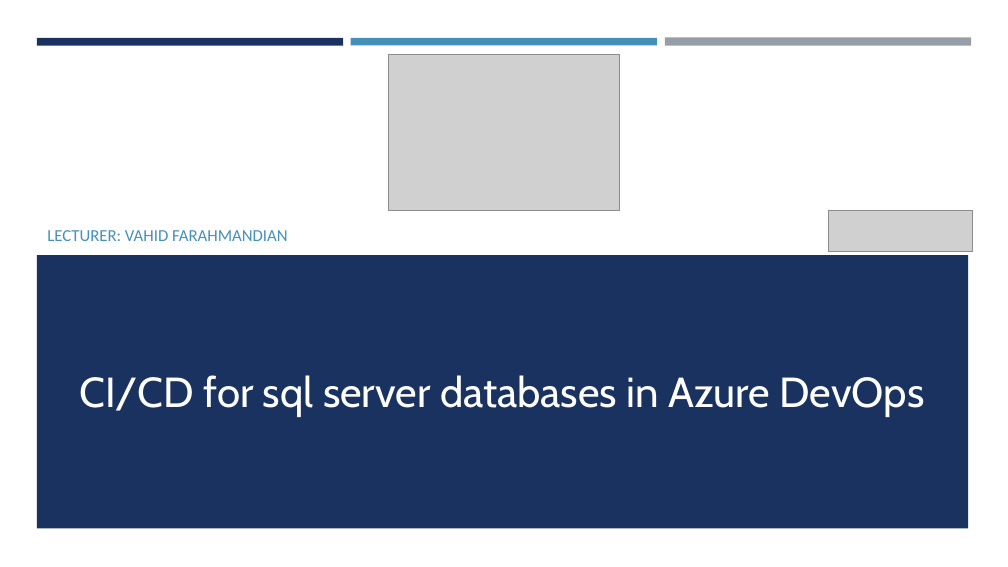
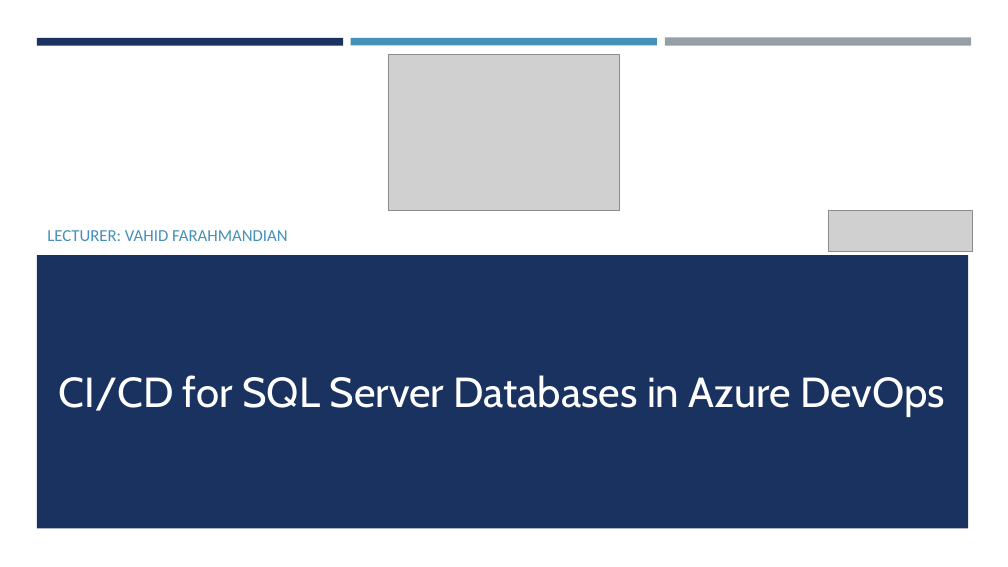
Before and after one commit to rauttech/azure-CICD-SQLServer, a slide deck: slide 1 of CICD for SQL Server DBs in Azure DevOps.pptx. Drawn at 1008x567 pixels with LibreOffice and Linux fonts; fonts in the diff are those of the drawing; grey boxes stand for pictures. Boxes give left, top, right and bottom in pixels: in the first picture for what was removed or moved away, otherwise in the second. Text is boxed around its words. In the diff, an @@ line names an element or a change of style, - is before the commit and + after.

```diff
--- a/CICD for SQL Server DBs in Azure DevOps.pptx
+++ b/CICD for SQL Server DBs in Azure DevOps.pptx
@@ text at (59, 375, 945, 417): text changed @@
-CI/CD for sql server databases in Azure DevOps
+CI/CD for SQL Server Databases in Azure DevOps
```
Also in this commit, not shown: 1 other slide changed.
